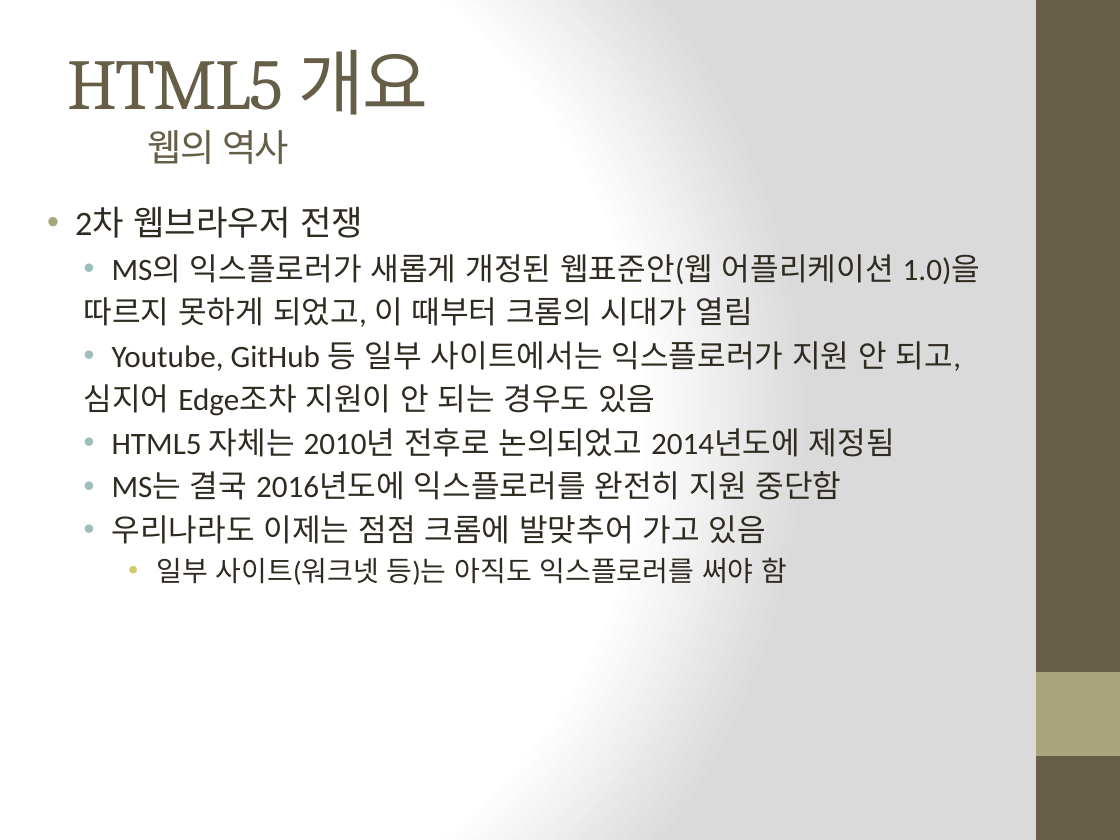
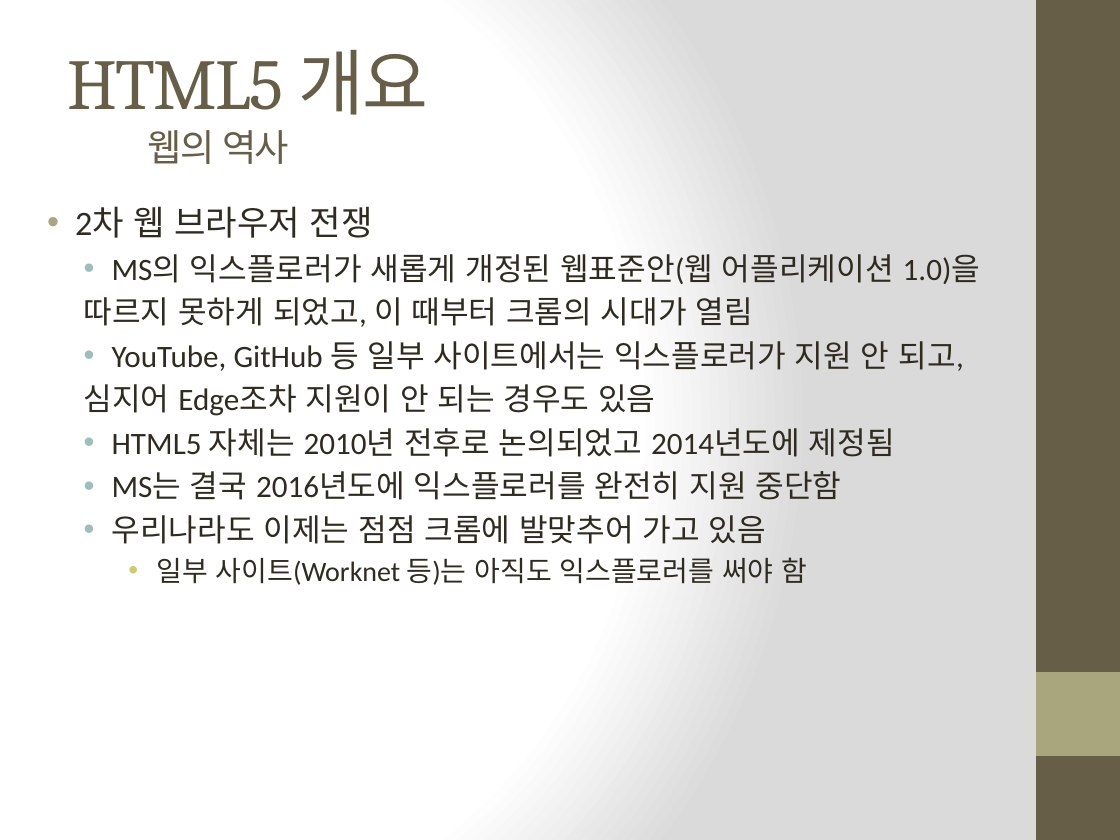
Before and after one commit to Yorgos7784/SW_Lesson, a slide deck: slide 12 of c#/화면구현/화면 구현.pptx. Drawn at 1120x840 pixels with LibreOffice and Linux fonts; fonts in the diff are those of the drawing. Boxes give left, top, right and bottom in pixels: in the first picture for what was removed or moved away, otherwise in the second. Text is boxed around its words. In the diff, an @@ line names an element or a change of style, - is before the commit and + after.

```diff
--- a/c#/화면구현/화면 구현.pptx
+++ b/c#/화면구현/화면 구현.pptx
@@ text at box(75, 206, 373, 238): spaces changed @@
-• 2차 웹브라우저 전쟁
+• 2차 웹 브라우저 전쟁
@@ text at box(112, 341, 963, 371): text changed @@
-  • Youtube, GitHub 등 일부 사이트에서는 익스플로러가 지원 안 되고,
+  • YouTube, GitHub 등 일부 사이트에서는 익스플로러가 지원 안 되고,
@@ text at box(156, 557, 807, 585): text changed @@
-    • 일부 사이트(워크넷 등)는 아직도 익스플로러를 써야 함
+    • 일부 사이트(Worknet 등)는 아직도 익스플로러를 써야 함
```
Also in this commit, not shown: 5 other slides changed, 1 other file.
